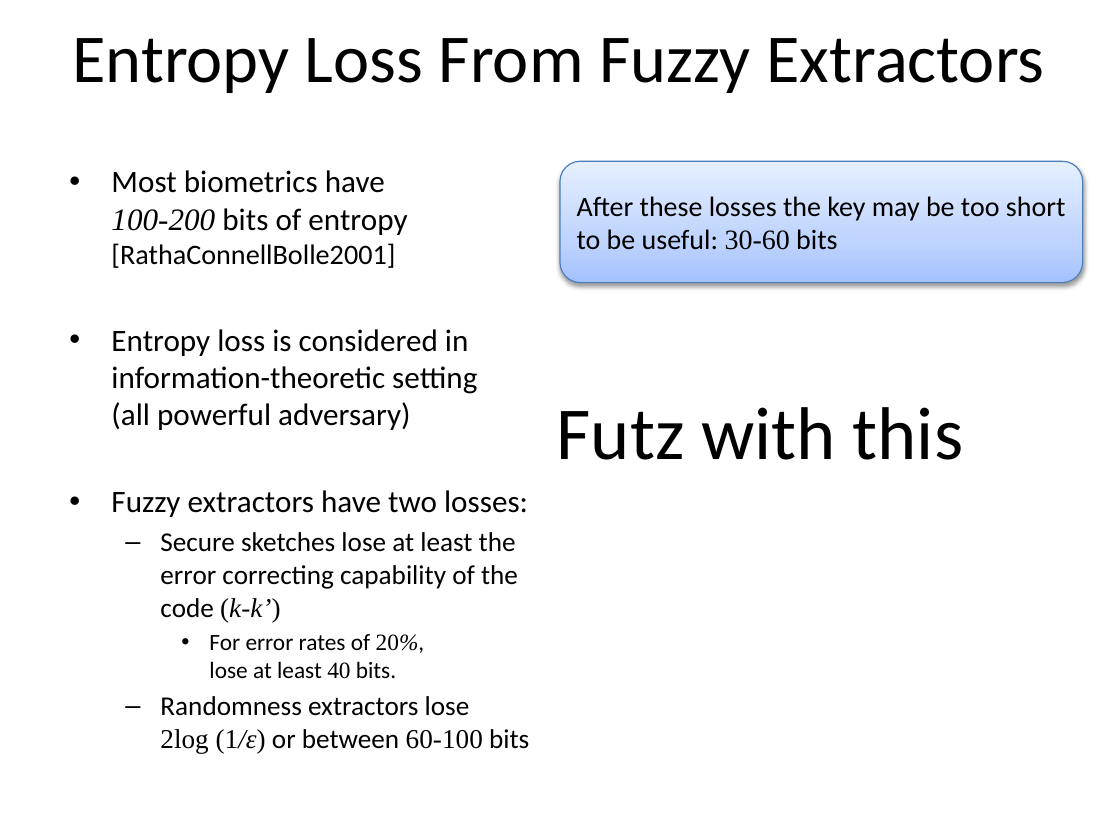
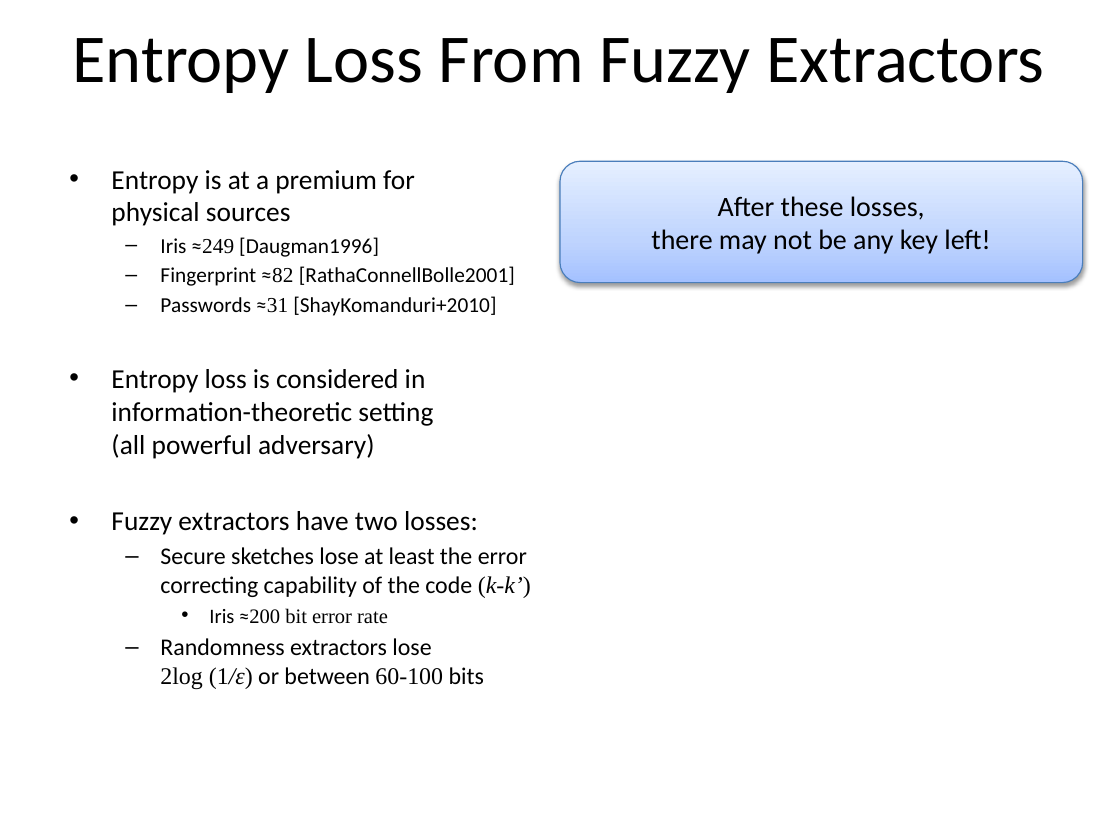
Before and after one commit to xianruimeng/comp-fuzzy-ext, a slide deck: slide 10 of ComputationalFuzzyExtractors.pptx. Drawn at 1120x840 pixels with LibreOffice and Linux fonts; fonts in the diff are those of the drawing. Boxes give left, top, right and bottom in pixels: in the first picture for what was removed or moved away, otherwise in the second. Text is boxed around its words. In the diff, an @@ line names an element or a change of style, - is before the commit and + after.

```diff
--- a/ComputationalFuzzyExtractors.pptx
+++ b/ComputationalFuzzyExtractors.pptx
@@ text at [111,170,515,316]: text changed; size 20 to 13.8 pt @@
-• Most biometrics have
-  100-200 bits of entropy
-  [RathaConnellBolle2001]
+• Entropy is at a premium for
+  physical sources
+  – Iris ≈249 [Daugman1996]
+  – Fingerprint ≈82 [RathaConnellBolle2001]
+  – Passwords ≈31 [ShayKomanduri+2010]
@@ text in rounded rectangle at [651,196,990,254]: text changed @@
-After these losses the key may be too short to be useful: 30-60 bits
+After these losses,
+there may not be any key left!
@@ text at [111,369,531,689]: size 20 to 17.6 pt in "Entropy loss is considered in information-theoretic setting ...", "Fuzzy extractors have two losses:", "After these losses the key may be ..."; size 17.5 to 15.4 pt in "Secure sketches lose at least the error ...", "Randomness extractors lose 2log (1/ε) or between ..." @@
@@ text removed at [557,407,963,460] @@
-Futz with this
@@ text at [209,608,388,624]: text changed; size 15 to 13.2 pt; font Calibri to Times New Roman @@
-    • For error rates of 20%,
-      lose at least 40 bits.
+    • Iris ≈200 bit error rate
```
Also in this commit, not shown: 9 other slides changed, 1 other file.
